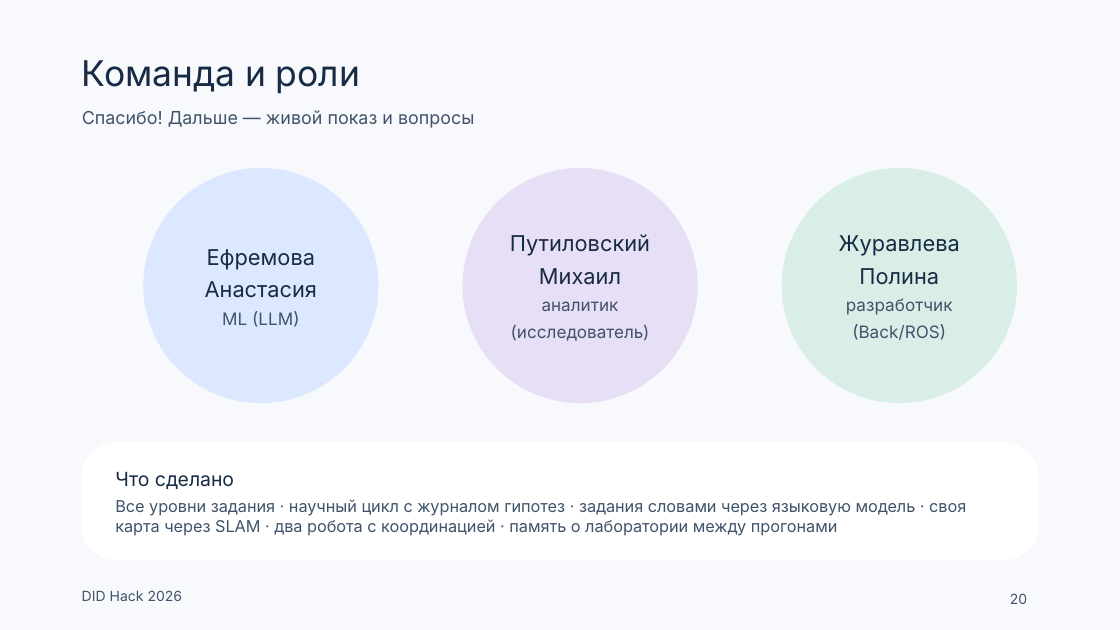
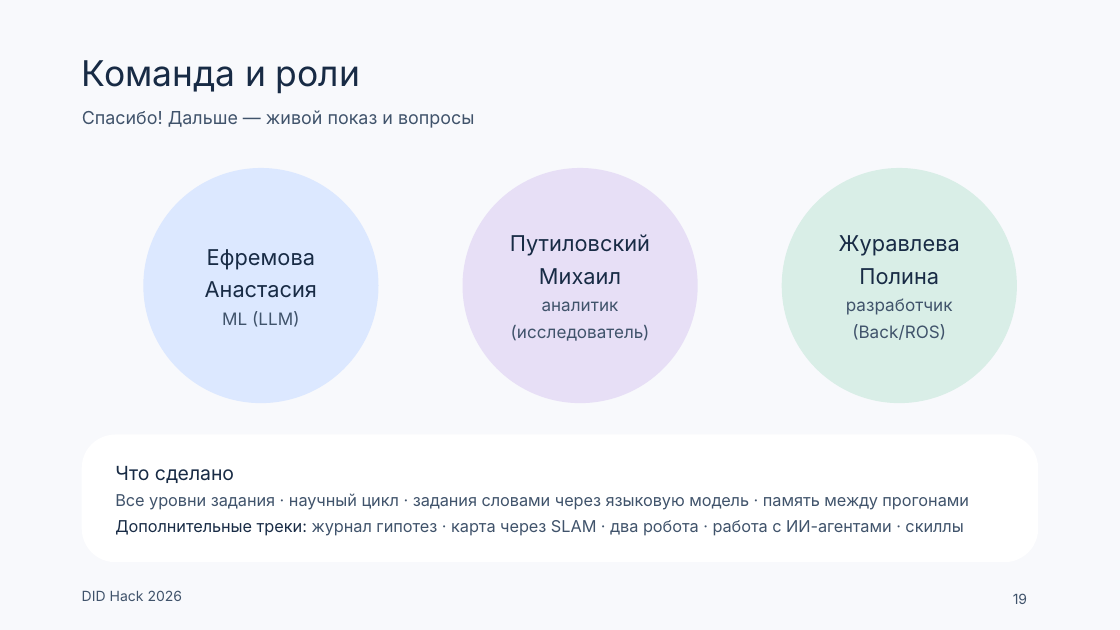
Before and after one commit to Mput13/did-hack, a slide deck: slide 19 of presentation/team/DID_final.pptx (slide 20 before the commit). Drawn at 1120x630 pixels with LibreOffice and Linux fonts; fonts in the diff are those of the drawing. Boxes give left, top, right and bottom in pixels: in the first picture for what was removed or moved away, otherwise in the second. Text is boxed around its words. In the diff, an @@ line names an element or a change of style, - is before the commit and + after.

```diff
--- a/presentation/team/DID_final.pptx
+++ b/presentation/team/DID_final.pptx
@@ rounded rectangle: place and size @@
-rounded rectangle at <box>82,442,1038,560</box>
+rounded rectangle at <box>82,435,1038,562</box>
@@ rounded rectangle at <box>82,435,1038,562</box>: proportions changed @@
@@ text at <box>115,493,969,536</box>: text changed @@
-Все уровни задания · научный цикл с журналом гипотез · задания словами через языковую модель · своя карта через SLAM · два робота с координацией · память о лаборатории между прогонами
+Все уровни задания · научный цикл · задания словами через языковую модель · память между прогонами
+Дополнительные треки: журнал гипотез · карта через SLAM · два робота · работа с ИИ-агентами · скиллы
@@ page number at <box>1013,593,1027,604</box>: text changed @@
-20
+19
```
Also in this commit, not shown: 6 other slides changed, 1 slide removed, 14 other files.
